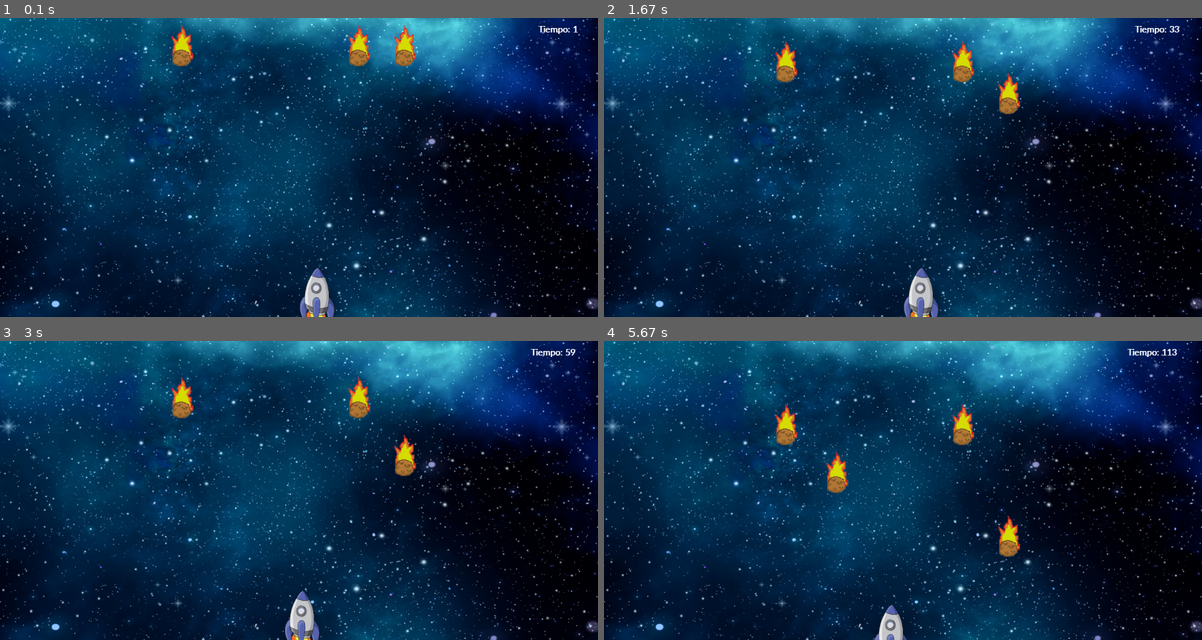
Above: before the commit, frames 1-4 (two rows, left to right).
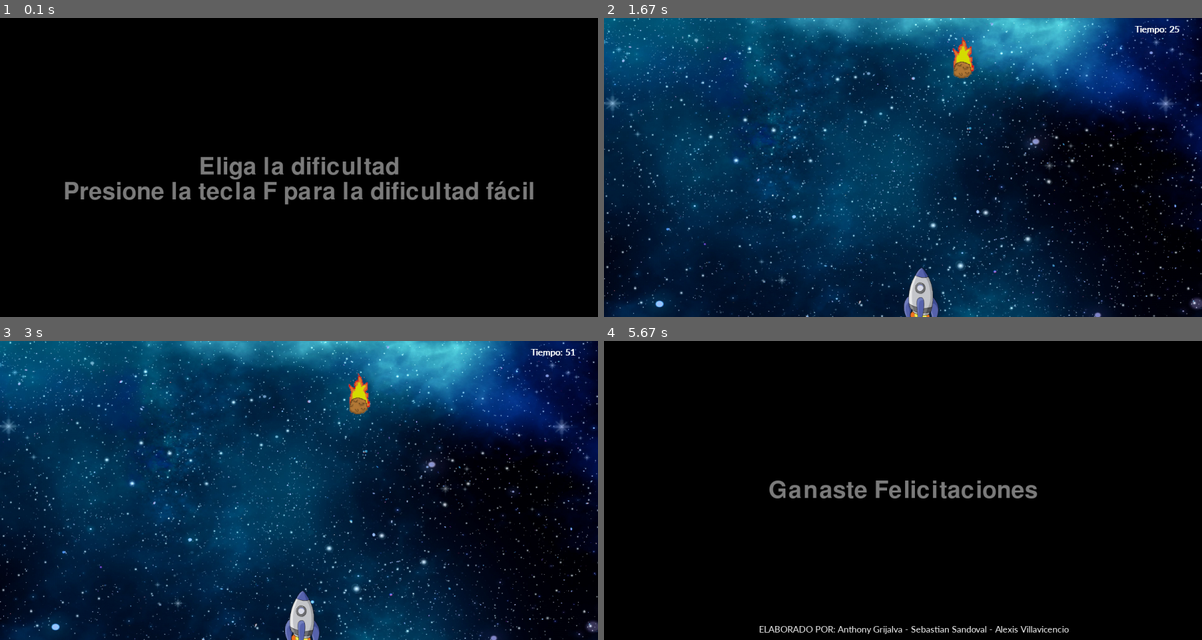
Above: after the commit, the same moments.

Repository: nicasop/IHM
Game: pygame game, started from pygameSonidoPractica3/practica3.py
The game is run twice, just before and just after one commit, with the same random seed, the same clock (stepped at 60 frames per second) and the same inputs.
Inputs:
- Up to frame 1 (0.1 s): no input
- Up to frame 2 (1.67 s): tap F at 0.33 s; tap Space at 0.67 s
- Up to frame 3 (3 s): hold Left from 2.5 s (still down)
- Up to frame 4 (5.67 s): release Left at 3.03 s; hold Down 3.07-3.37 s; hold Up 3.83-4.2 s; hold Left 4.23-4.87 s; hold Down 4.9-5.27 s

The runs differ from the first frame. In frame 1, 87% of the frame differs, in the area x 0-100%, y 0-100%; in frame 2, 1.0%; in frame 3, 1.0%; in frame 4, 87%.

Commit message:
agregar menu de dificultad

Diff:
--- a/pygameSonidoPractica3/practica3.py
+++ b/pygameSonidoPractica3/practica3.py
@@ -95,7 +95,7 @@
         self.clock = pygame.time.Clock()
         # Setea la nave
         self.nave = Nave(self)
-        self.meteoros = [Meteoro(self) for _ in range(0, INITIAL_NUMBER_OF_METEORS)]
+        # self.meteoros = [Meteoro(self) for _ in range(0, INITIAL_NUMBER_OF_METEORS)]
         # Sonidos
         self.fondo = pygame.mixer.Sound("fondo.wav") #Sonido de Fondo
         self.choque_nave = pygame.mixer.Sound("choque.mp3") #sonido de la choque
@@ -126,6 +126,14 @@
         texto_rectangle = texto_surface.get_rect()
         texto_rectangle.center = (DISPLAY_WIDTH / 2, DISPLAY_HEIGHT / 2)
         self.display_surface.blit(texto_surface, texto_rectangle)
+
+    def desplegar_mensage1(self, mensaje):
+        texto_font = pygame.font.Font("freesansbold.ttf", 48)
+        texto_surface = texto_font.render(mensaje, True, (125, 125, 125))
+        texto_rectangle = texto_surface.get_rect()
+        texto_rectangle.center = (DISPLAY_WIDTH / 2, (DISPLAY_HEIGHT / 2) + texto_rectangle.height )
+        self.display_surface.blit(texto_surface, texto_rectangle)
+
 
     def desplegar_tiempo(self,cont):
         texto_font = pygame.font.SysFont("candara", 20)
@@ -150,11 +158,39 @@
         return False
 
     def play(self):
-        is_running = True
+        is_running = False
         contador_c = 0
-        fin = True
+        fin = False
         colision = False
         ganador = False
+        eleccion = True
+
+        while eleccion:
+            self.display_surface.fill(BLACK)
+            self.desplegar_mensage('Eliga la dificultad')
+            self.desplegar_mensage1('Presione la tecla F para la dificultad fácil')
+            for event in pygame.event.get():
+                if event.type == pygame.QUIT:
+                    eleccion = False
+                elif event.type == pygame.KEYDOWN:
+                    if event.key == pygame.K_q:
+                        eleccion = False
+                    if event.key == pygame.K_d:
+                        print('dificil')
+                        INITIAL_NUMBER_OF_METEORS = 4
+                        MAX_NUMBER_CYCLES = 800
+                        self.meteoros = [Meteoro(self) for _ in range(0, INITIAL_NUMBER_OF_METEORS)]
+                        eleccion = False
+                        is_running = True
+                    elif event.key == pygame.K_f:
+                        print('facil')
+                        INITIAL_NUMBER_OF_METEORS = 1
+                        MAX_NUMBER_CYCLES = 100
+                        self.meteoros = [Meteoro(self) for _ in range(0, INITIAL_NUMBER_OF_METEORS)]
+                        eleccion = False
+                        is_running = True
+            self.clock.tick(FRAME_REFRESH_RATE)
+            pygame.display.update()
 
         while is_running and not colision and not ganador:
             contador_c = contador_c + 1
@@ -179,6 +215,9 @@
             colision = self.control_colision()
             ganador = True if contador_c >= MAX_NUMBER_CYCLES else False
 
+            if colision or ganador:
+                fin = True
+
             self.display_surface.blit(self.fond,(0,0))
             for meteoro in self.meteoros:
                 meteoro.dibuja()
